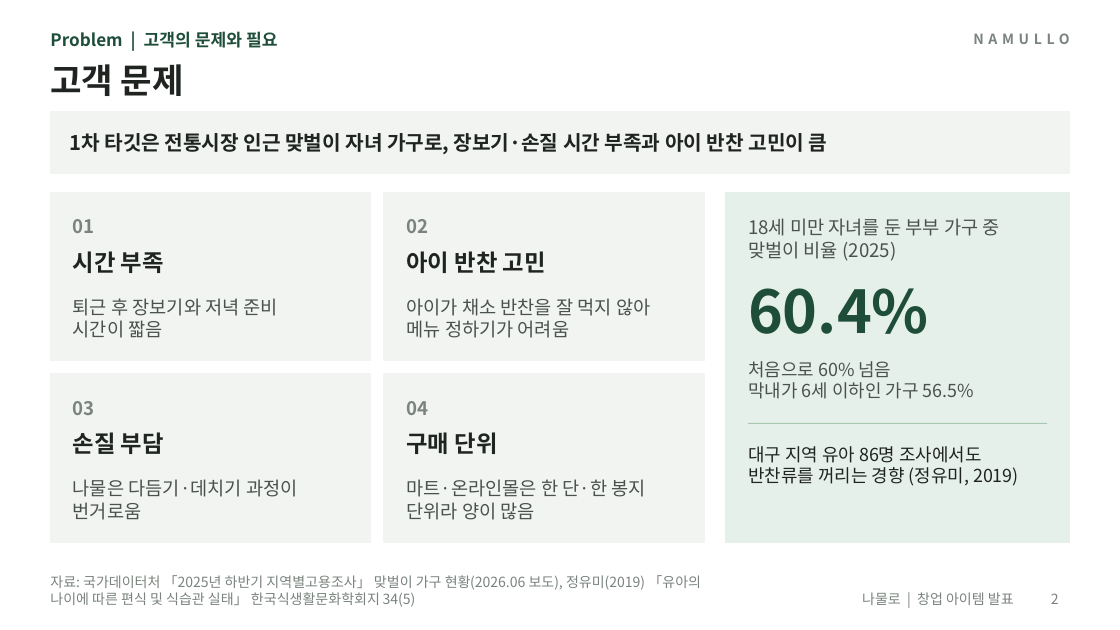
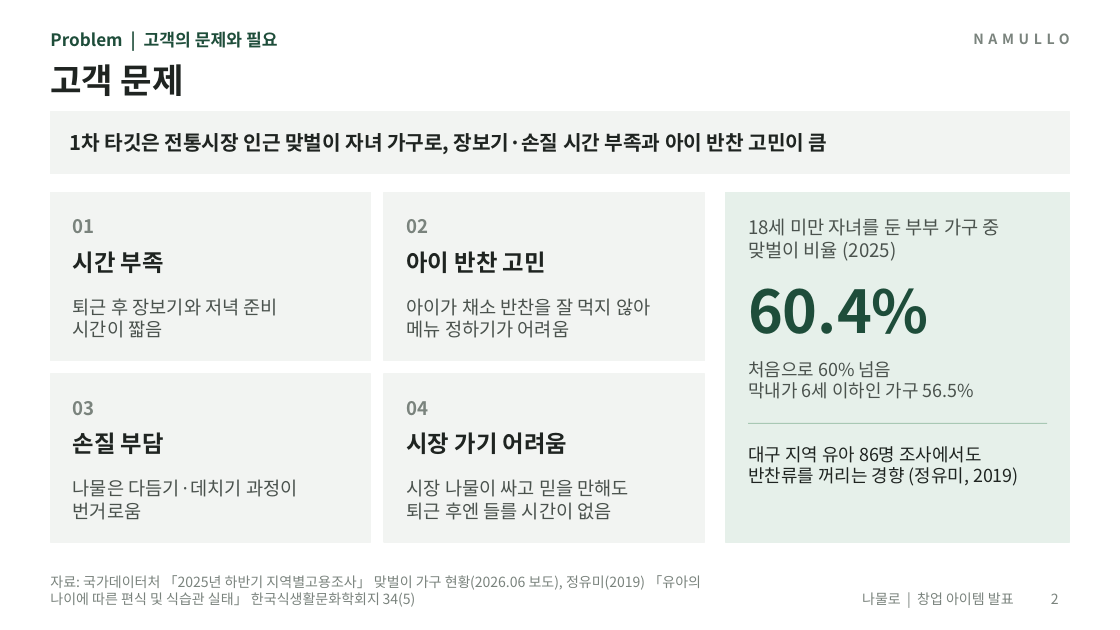
Before and after one commit to yonghoon7153-source/Yonghoon-DEM-DFT, a slide deck: slide 2 of namul-platform/02_발표자료_나물로.pptx. Drawn at 1120x630 pixels with LibreOffice and Linux fonts; fonts in the diff are those of the drawing. Boxes give left, top, right and bottom in pixels: in the first picture for what was removed or moved away, otherwise in the second. Text is boxed around its words. In the diff, an @@ line names an element or a change of style, - is before the commit and + after.

```diff
--- a/namul-platform/02_발표자료_나물로.pptx
+++ b/namul-platform/02_발표자료_나물로.pptx
@@ text at <box>407,432,567,454</box>: text changed @@
-구매 단위
+시장 가기 어려움
@@ text at <box>407,479,629,520</box>: text changed @@
-마트·온라인몰은 한 단·한 봉지
-단위라 양이 많음
+시장 나물이 싸고 믿을 만해도
+퇴근 후엔 들를 시간이 없음
```
Also in this commit, not shown: 9 other slides changed, 23 other files.
